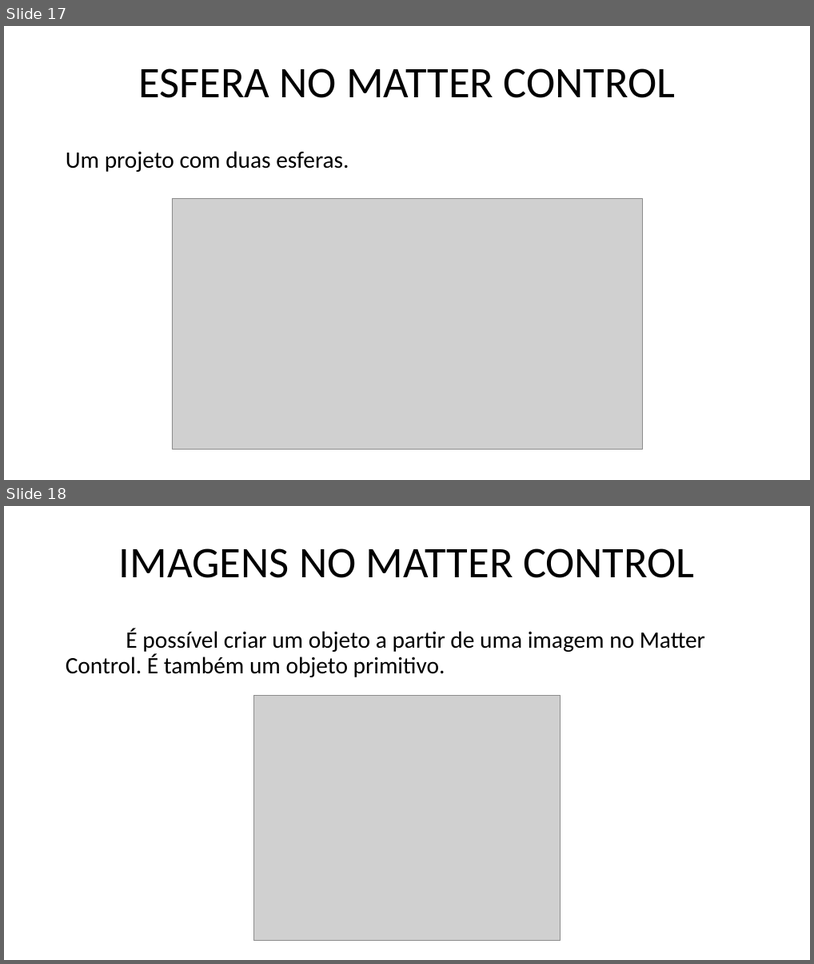
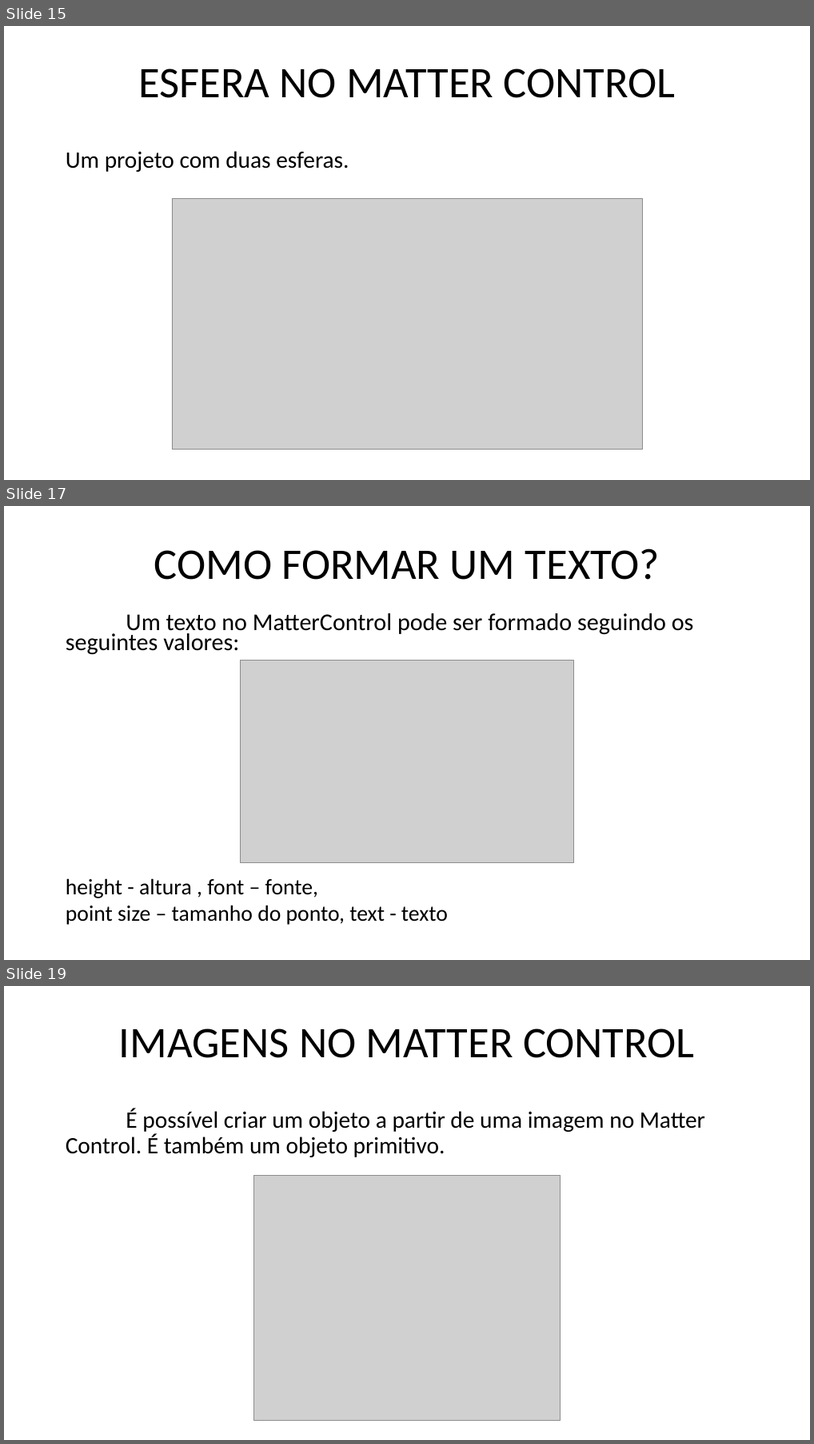
Before and after one commit to marcosdosea/ManualImpessora3D, a slide deck: Curso/Fundamentos de impressão 3D - Objetos.pptx. Shown one above the other, each under a label of ours: slides 17 and 18 before the commit, slides 15, 17 and 19 after it; the slides between them are not shown. The pictures are 814x964 and 814x1444 pixels, drawn with LibreOffice and Linux fonts; fonts in the diff are those of the drawing; grey boxes stand for pictures. Boxes give left, top, right and bottom in pixels: in the first picture for what was removed or moved away, otherwise in the second. Text is boxed around its words. In the diff, an @@ line names an element or a change of style, - is before the commit and + after.

```diff
--- a/Curso/Fundamentos de impressão 3D - Objetos.pptx
+++ b/Curso/Fundamentos de impressão 3D - Objetos.pptx
@@ slide 17 added at (4,506,810,960), background #FFFFFF @@
@@ title added at (154,548,660,580), 52 pt, text #000000 @@
+COMO FORMAR UM TEXTO?
@@ text added at (66,613,694,924), 28.7 pt, text #000000 @@
+Um texto no MatterControl pode ser formado seguindo os seguintes valores:
+height - altura , font – fonte,
+point size – tamanho do ponto, text - texto
@@ picture added at (241,660,574,862) @@
@@ what was slide 17 is now slide 15 @@
@@ what was slide 18 is now slide 19 @@
```
Also in this commit, not shown: 5 slides changed, 2 other slides added, 2 slides removed, 2 other files.
